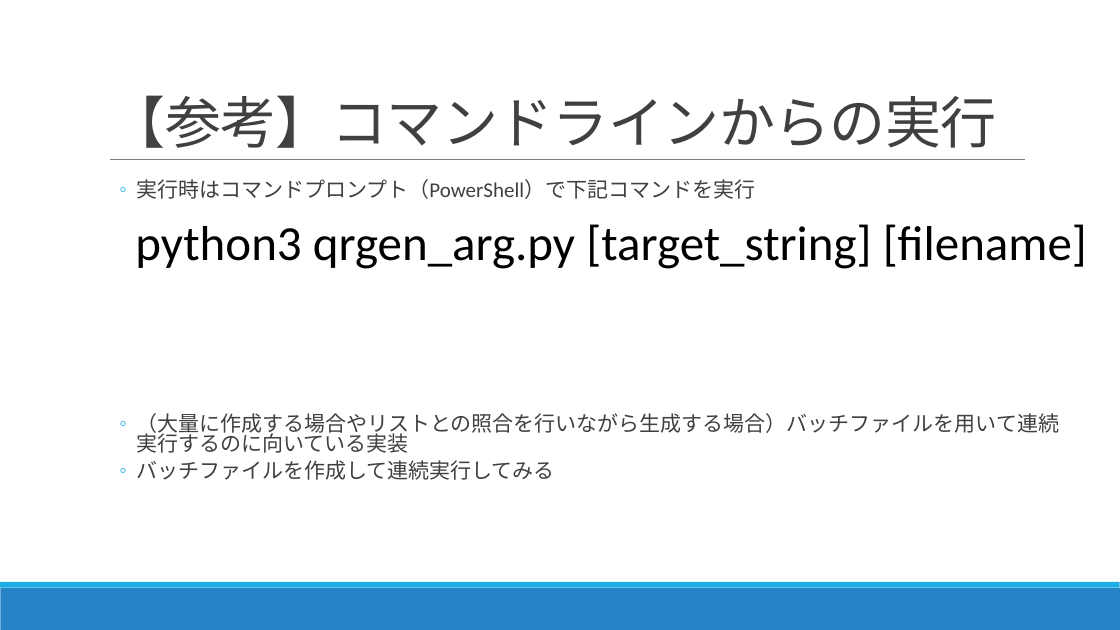
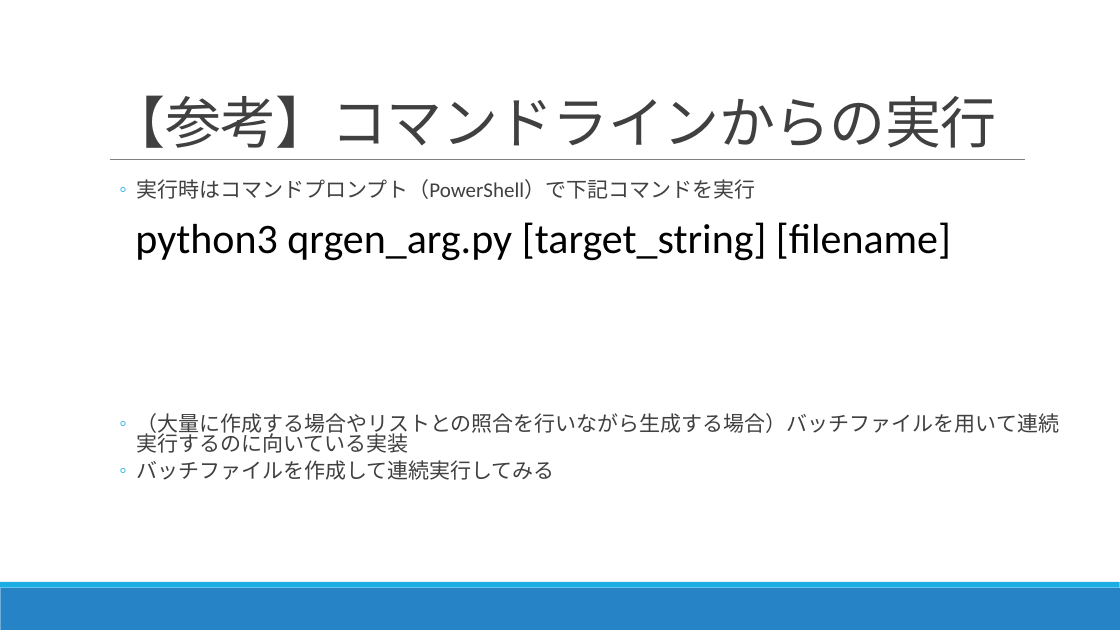
Before and after one commit to nc30mtd/noastec-smiottk, a slide deck: slide 15 of IoTセミナーテキスト.pptx (slide 14 before the commit). Drawn at 1120x630 pixels with LibreOffice and Linux fonts; fonts in the diff are those of the drawing. Boxes give left, top, right and bottom in pixels: in the first picture for what was removed or moved away, otherwise in the second. Text is boxed around its words. In the diff, an @@ line names an element or a change of style, - is before the commit and + after.

```diff
--- a/IoTセミナーテキスト.pptx
+++ b/IoTセミナーテキスト.pptx
@@ text "python3 qrgen_arg.py [target_string] [filename]" at (x1=135, y1=222, x2=951, y2=261): size 42 to 36 pt @@
```
Also in this commit, not shown: 1 other slide changed, 1 slide added.
